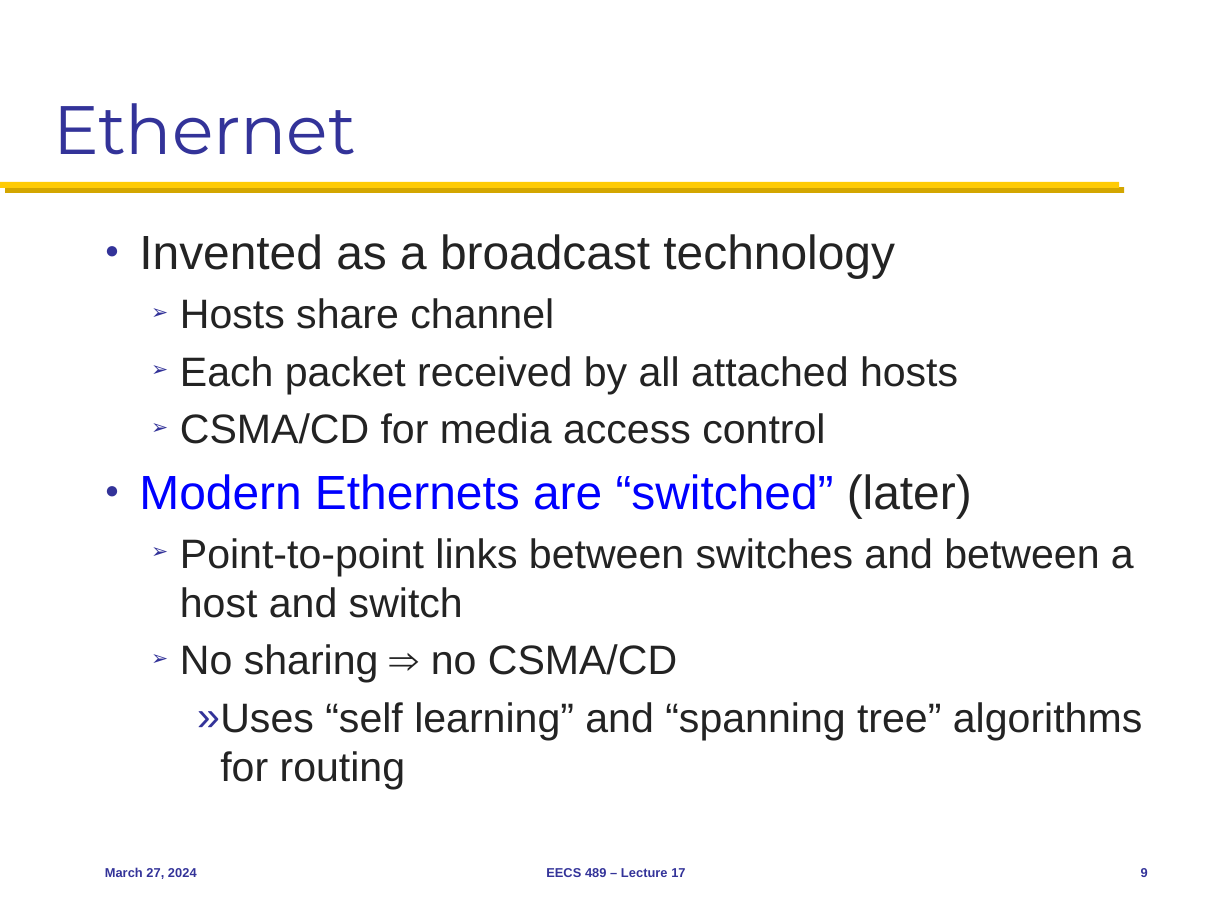
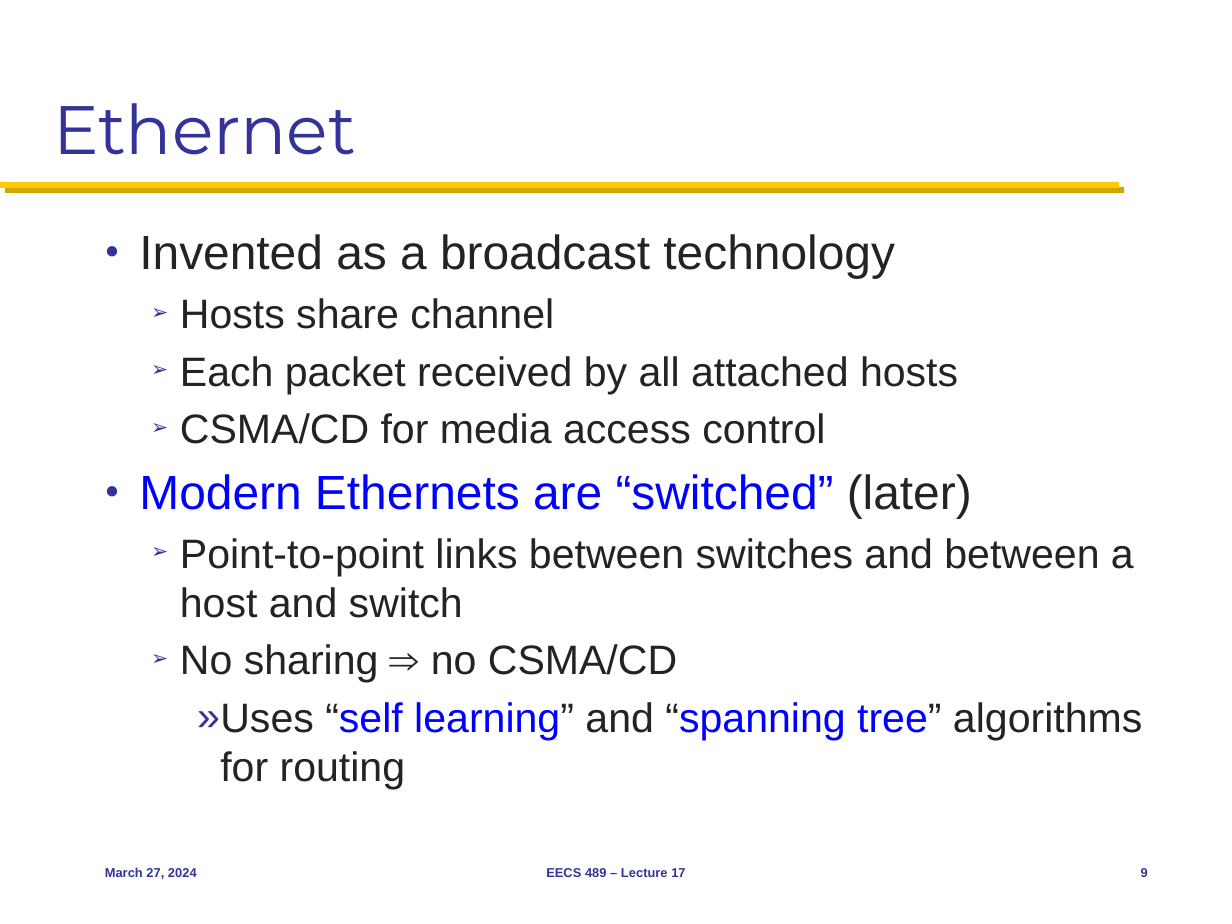
Before and after one commit to mosharaf/eecs489, a slide deck: slide 9 of Slides/032724.pptx. Drawn at 1232x924 pixels with LibreOffice and Linux fonts; fonts in the diff are those of the drawing. Boxes give left, top, right and bottom in pixels: in the first picture for what was removed or moved away, otherwise in the second. Text is boxed around its words. In the diff, an @@ line names an element or a change of style, - is before the commit and + after.

```diff
--- a/Slides/032724.pptx
+++ b/Slides/032724.pptx
@@ text at <box>197,702,1142,790</box>: text colour #232323 to #0000FF in "“self learning” “spanning tree”" @@
```
Also in this commit, not shown: 4 other slides changed, 1 other file.
